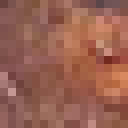
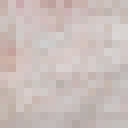
Comparing the layer stacks of the two 128px x 128px images. Changes:
showed group "Quartzites" (6 layers) over (0, 0, 128, 128)
hid group "Resourses" (12 layers) over (0, 0, 128, 128)
hid group "Ferum" (6 layers) over (0, 0, 128, 128)
